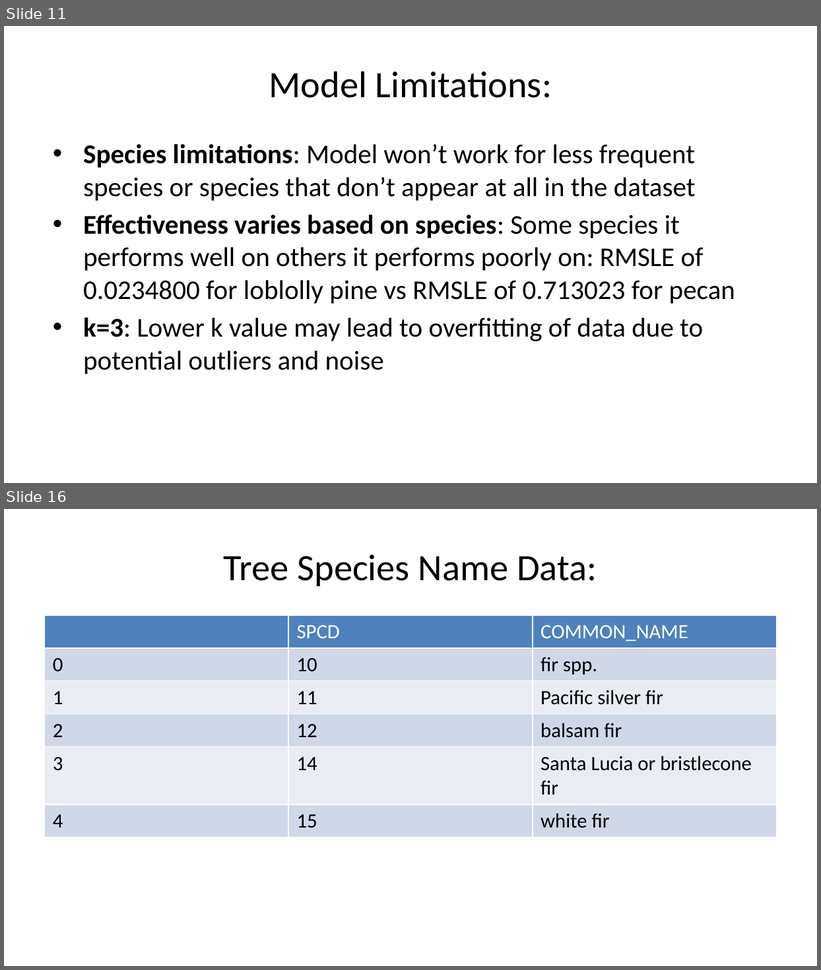
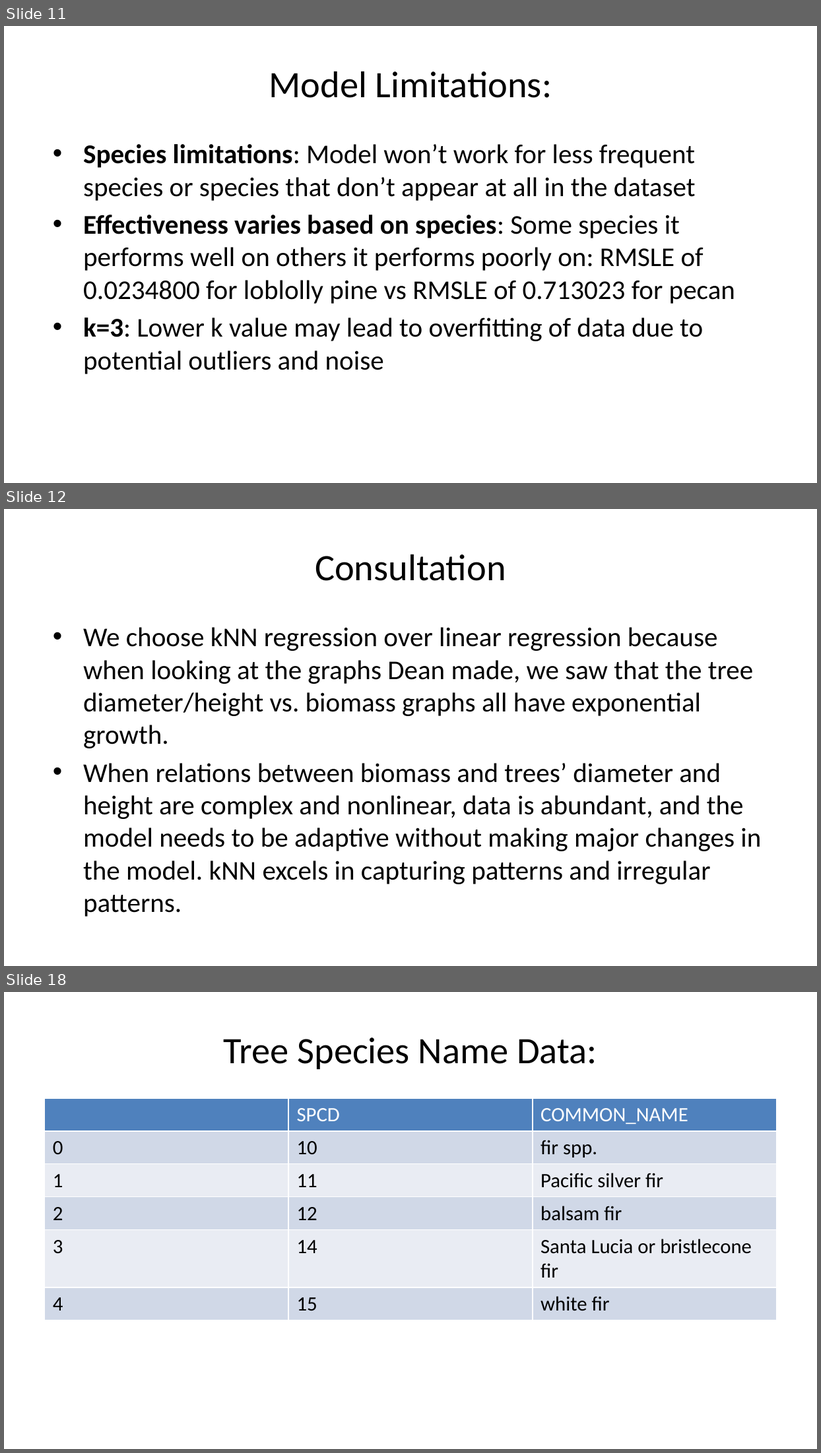
Before and after one commit to deancallahan25/Redwood-Analytics-Portfolio, a slide deck: Project-3/presentation.pptx. Shown one above the other, each under a label of ours: slides 11 and 16 before the commit, slides 11, 12 and 18 after it; the slides between them are not shown. The pictures are 821x970 and 821x1453 pixels, drawn with LibreOffice and Linux fonts; fonts in the diff are those of the drawing. Boxes give left, top, right and bottom in pixels: in the first picture for what was removed or moved away, otherwise in the second. Text is boxed around its words. In the diff, an @@ line names an element or a change of style, - is before the commit and + after.

```diff
--- a/Project-3/presentation.pptx
+++ b/Project-3/presentation.pptx
@@ slide 12 added at [4,509,817,966], background #FFFFFF @@
@@ title added at [315,554,506,581], 33 pt, text #000000 @@
+Consultation
@@ text added at [83,627,761,917], 24 pt, text #000000 @@
+• We choose kNN regression over linear regression because when looking at the graphs Dean made, we saw that the tree diameter/height vs. biomass graphs all have exponential growth.
+• When relations between biomass and trees’ diameter and height are complex and nonlinear, data is abundant, and the model needs to be adaptive without making major changes in the model. kNN excels in capturing patterns and irregular patterns.
@@ what was slide 16 is now slide 18 @@
```
Also in this commit, not shown: 4 slides changed, 3 other slides added, 1 slide removed, 1 other file.
